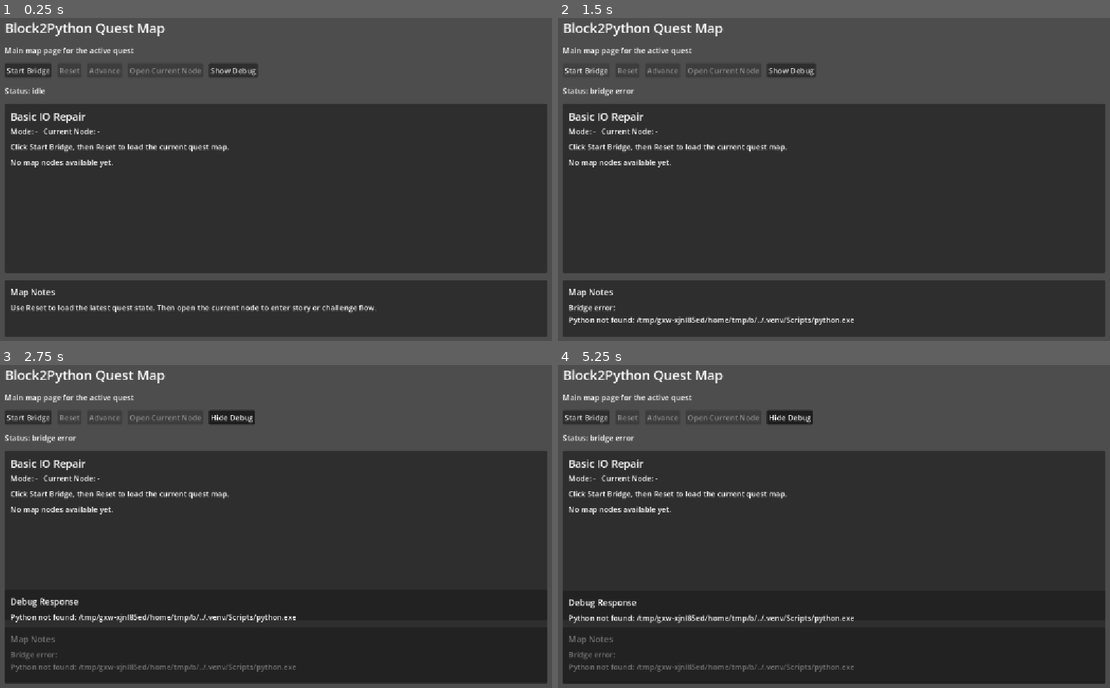
Above: before the commit, frames 1-4 (two rows, left to right).
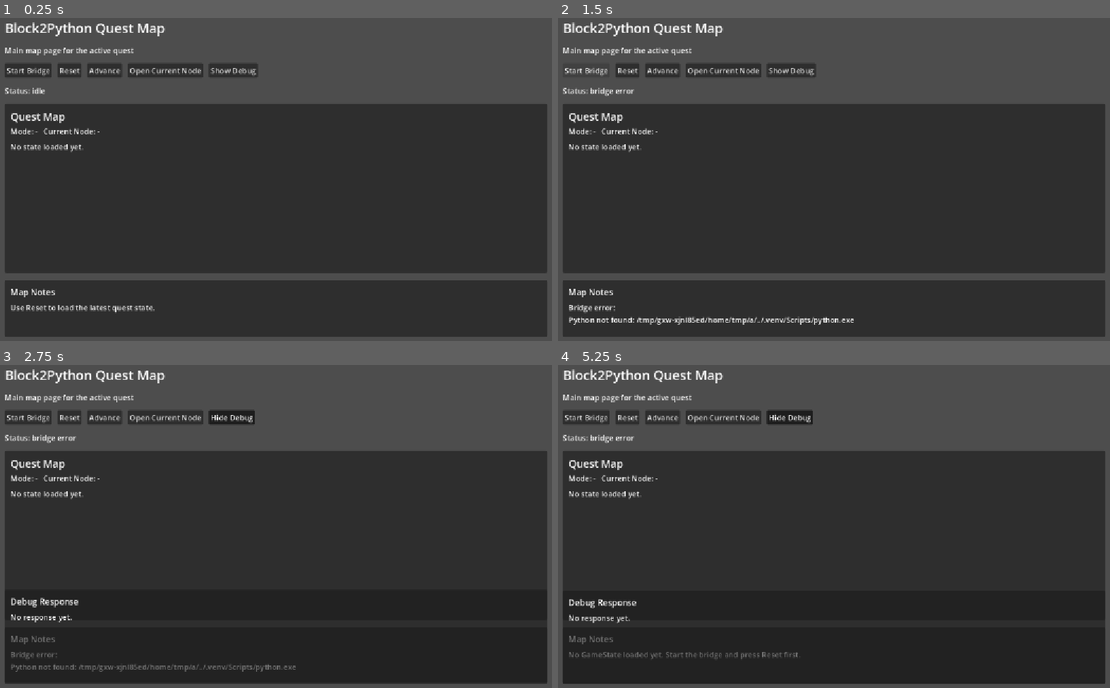
Above: after the commit, the same moments.

Repository: bowen12274Bot/Block2Python
Game: Godot game, scene res://scenes/game_flow_root.tscn
The game is run twice, just before and just after one commit, with the same random seed, the same clock (stepped at 60 frames per second) and the same inputs.
Inputs (mouse positions are in pixels of both pictures, inside the frame that each line leads up to):
- Up to frame 1 (0.25 s): no input
- Up to frame 2 (1.5 s): click "Start Bridge" at 0.5 s; click "Start Bridge" at 1.25 s
- Up to frame 3 (2.75 s): click "Show Debug" at 2 s
- Up to frame 4 (5.25 s): click "Hide Debug" at 2.75 s; click (662, 416) at 3.5 s, where only the run after the commit has a clickable "Advance"; click (723, 416) at 4.25 s, where only the run after the commit has a clickable "Open Current Node"; click "Show Debug" at 5 s

The runs differ from the first frame. In frame 1, 1.5% of the frame differs, in the area x 1-69%, y 15-92%; in frame 2, 1.1%; in frame 3, 1.6%; in frame 4, 2.3%, in the area x 1-54%, y 15-95%.
Error after the commit: Parse Error: Preload file "res://scripts/game_flow/scene_panel.gd" does not exist. (res://scripts/scene_flow_screen.gd:4)

Commit message:
godot: apply panel script typing updates on alan_dev

Diff:
--- a/godot_poc/scripts/challenge_screen.gd
+++ b/godot_poc/scripts/challenge_screen.gd
@@ -1,12 +1,15 @@
 extends Control
 class_name ChallengeScreen
+
+const ChallengePanelScript = preload("res://scripts/game_flow/challenge_panel.gd")
+const FeedbackPanelScript = preload("res://scripts/game_flow/feedback_panel.gd")
 
 signal submit_requested(python_code: String)
 signal back_requested()
 
 @onready var status_label: Label = $Margin/Scroll/Root/StatusLabel
-@onready var challenge_panel: ChallengePanel = $Margin/Scroll/Root/ChallengePanel
-@onready var feedback_panel: FeedbackPanel = $Margin/Scroll/Root/FeedbackPanel
+@onready var challenge_panel: ChallengePanelScript = $Margin/Scroll/Root/ChallengePanel
+@onready var feedback_panel: FeedbackPanelScript = $Margin/Scroll/Root/FeedbackPanel
 @onready var submit_button: Button = $Margin/Scroll/Root/Buttons/SubmitButton
 @onready var back_button: Button = $Margin/Scroll/Root/Buttons/BackButton
 
--- a/godot_poc/scripts/quest_map_screen.gd
+++ b/godot_poc/scripts/quest_map_screen.gd
@@ -1,5 +1,7 @@
 extends Control
 class_name QuestMapScreen
+
+const QuestMapPanelScript = preload("res://scripts/quest_map_panel.gd")
 
 signal start_bridge_requested()
 signal reset_requested()
@@ -13,7 +15,7 @@
 @onready var open_node_button: Button = $Margin/Root/Buttons/OpenNodeButton
 @onready var debug_toggle_button: Button = $Margin/Root/Buttons/DebugToggleButton
 @onready var status_label: Label = $Margin/Root/StatusLabel
-@onready var quest_map_panel: QuestMapPanel = $Margin/Root/QuestMapPanel
+@onready var quest_map_panel: QuestMapPanelScript = $Margin/Root/QuestMapPanel
 @onready var note_label: Label = $Margin/Root/NotePanel/NoteMargin/NoteRoot/NoteText
 
 
--- a/godot_poc/scripts/scene_flow_screen.gd
+++ b/godot_poc/scripts/scene_flow_screen.gd
@@ -1,11 +1,13 @@
 extends Control
 class_name SceneFlowScreen
+
+const ScenePanelScript = preload("res://scripts/game_flow/scene_panel.gd")
 
 signal advance_requested()
 signal back_requested()
 
 @onready var status_label: Label = $Margin/Scroll/Root/StatusLabel
-@onready var scene_panel: ScenePanel = $Margin/Scroll/Root/ScenePanel
+@onready var scene_panel: ScenePanelScript = $Margin/Scroll/Root/ScenePanel
 @onready var advance_button: Button = $Margin/Scroll/Root/Buttons/AdvanceButton
 @onready var back_button: Button = $Margin/Scroll/Root/Buttons/BackButton
 
